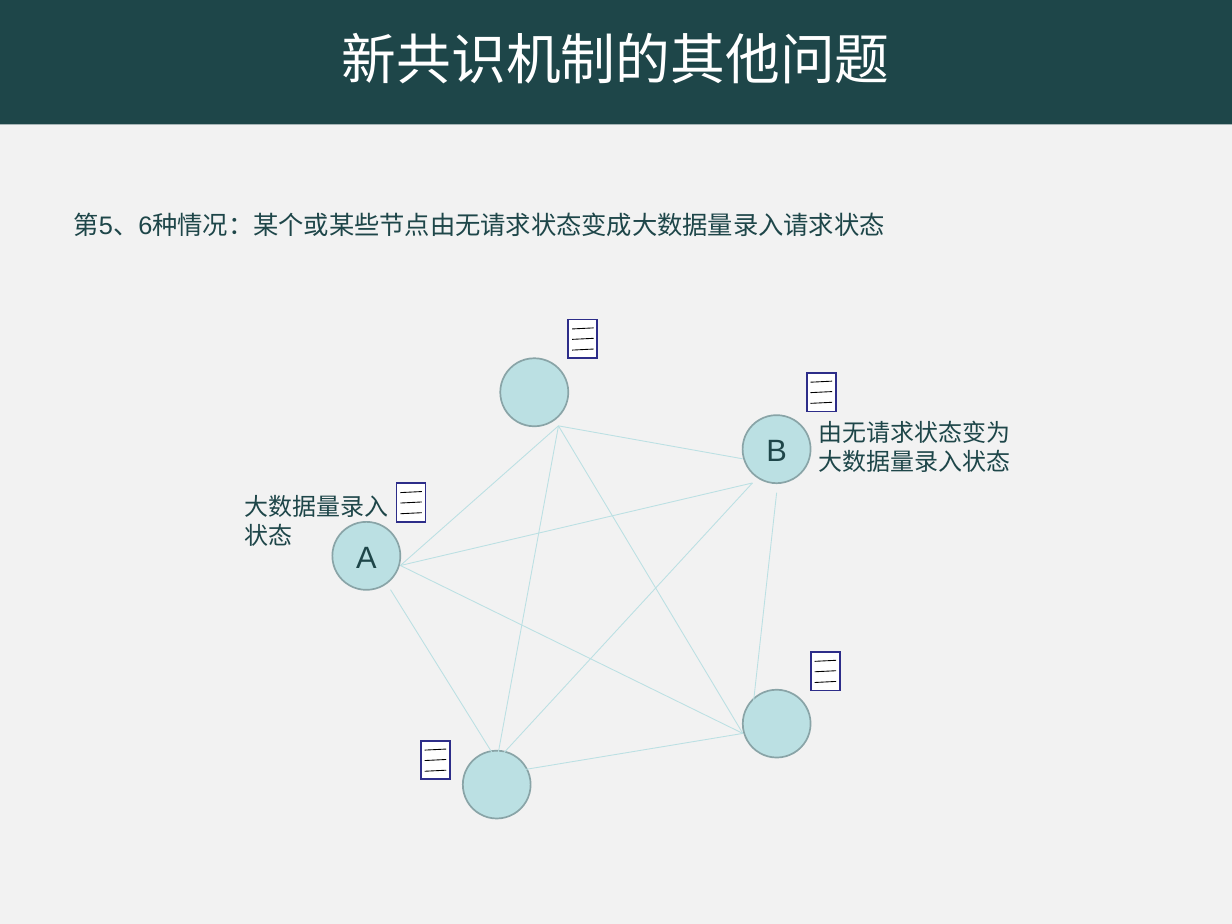
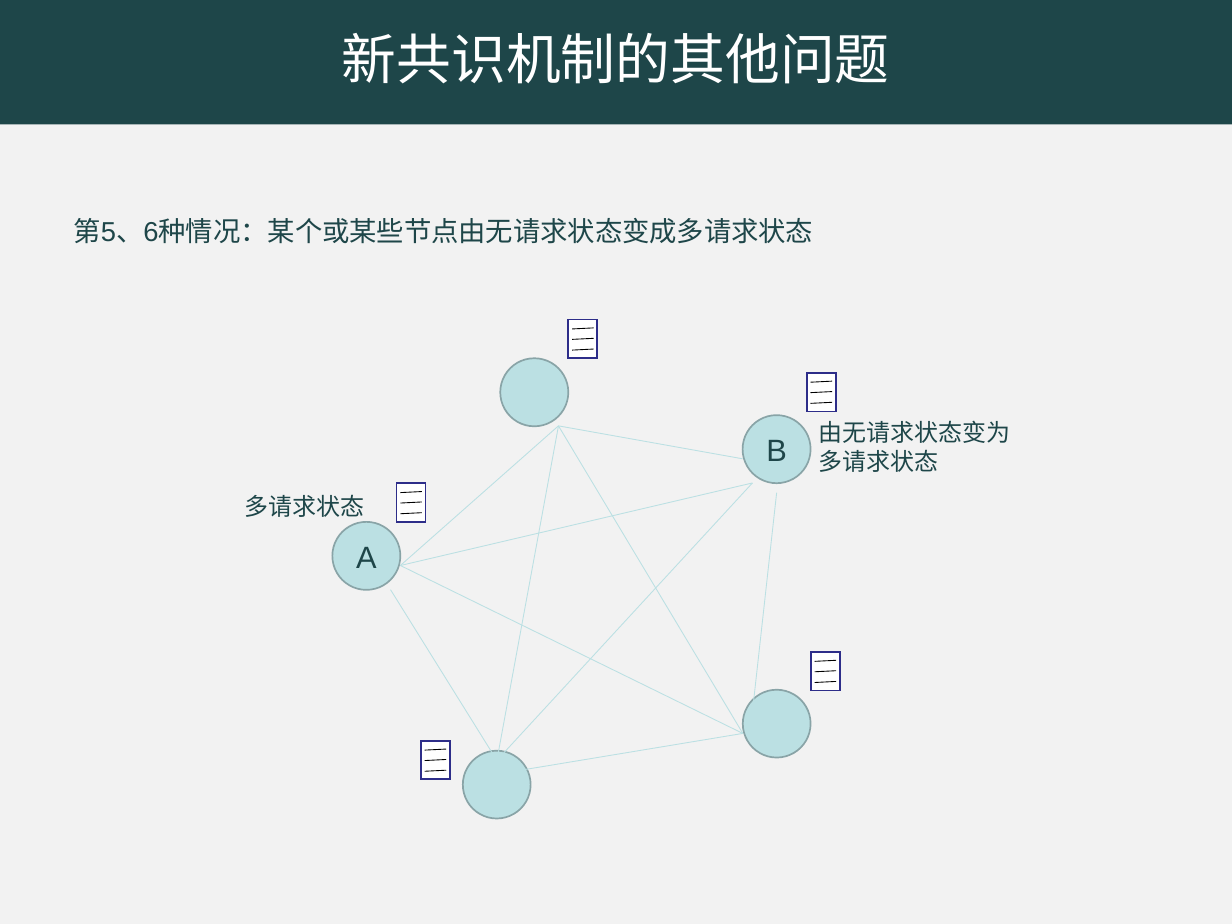
Before and after one commit to rjdyx/web-learning, a slide deck: slide 13 of PPT/苏锐佳开题报告.ppt. Drawn at 1232x924 pixels with LibreOffice and Linux fonts; fonts in the diff are those of the drawing. Boxes give left, top, right and bottom in pixels: in the first picture for what was removed or moved away, otherwise in the second. Text is boxed around its words. In the diff, an @@ line names an element or a change of style, - is before the commit and + after.

```diff
--- a/PPT/苏锐佳开题报告.ppt
+++ b/PPT/苏锐佳开题报告.ppt
@@ text at box(74, 218, 814, 244): text changed; size 14.8 to 16 pt @@
-第5、6种情况：某个或某些节点由无请求状态变成大数据量录入请求状态
+第5、6种情况：某个或某些节点由无请求状态变成多请求状态
@@ text at box(819, 449, 939, 472): text changed @@
-大数据量录入状态
+多请求状态
@@ text at box(244, 494, 364, 522): text changed @@
-大数据量录入
-状态
+多请求状态
```
Also in this commit, not shown: 7 other slides changed, 1 other file.
